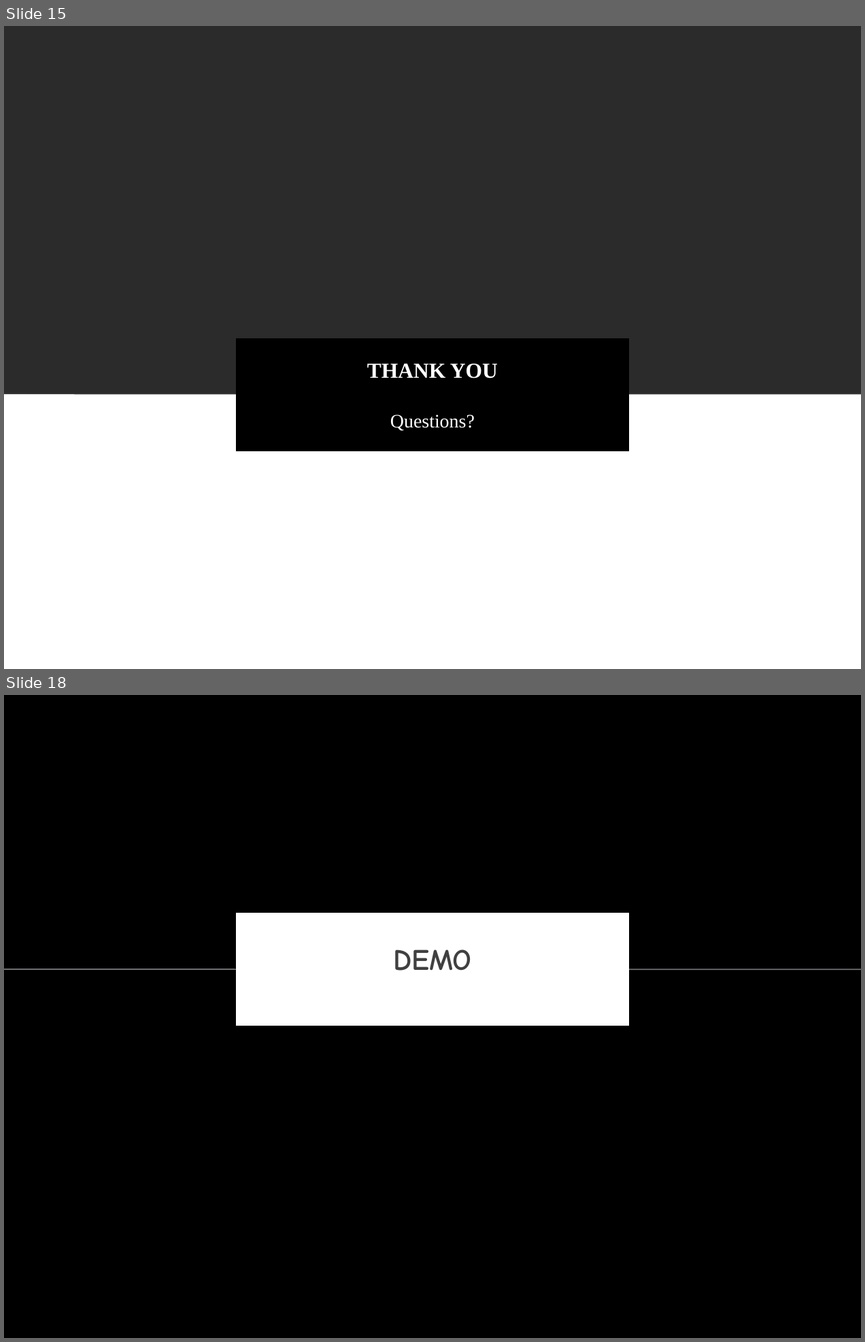
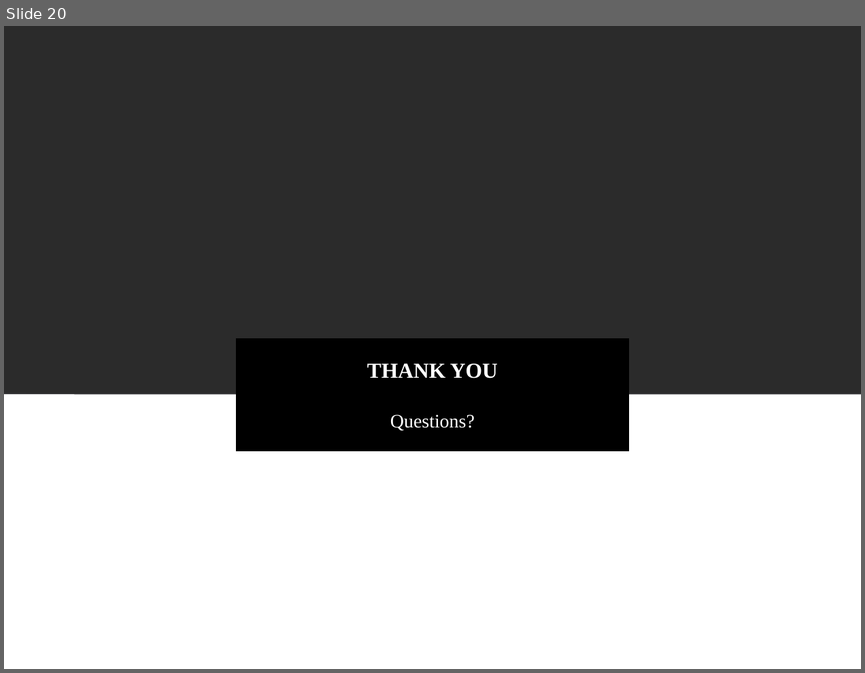
Before and after one commit to vong-srey/Paravantage, a slide deck: Presentation.pptx. Shown one above the other, each under a label of ours: slides 15 and 18 before the commit, slide 20 after it; the slides between them are not shown. The pictures are 865x1342 and 865x673 pixels, drawn with LibreOffice and Linux fonts; fonts in the diff are those of the drawing; background and template pictures are left out; a plain dark background stands for a picture behind light text. Boxes give left, top, right and bottom in pixels: in the first picture for what was removed or moved away, otherwise in the second. Text is boxed around its words. In the diff, an @@ line names an element or a change of style, - is before the commit and + after.

```diff
--- a/Presentation.pptx
+++ b/Presentation.pptx
@@ slide 18 removed at (4,695,861,1338), background picture (left out) @@
@@ rectangle removed at (239,916,626,1021) @@
@@ title removed at (393,949,471,970) @@
-DEMO
@@ line removed from (4, 969) to (861, 969) @@
@@ what was slide 15 is now slide 20 @@
```
Also in this commit, not shown: 4 slides changed, 2 slides added, 3 other slides removed.
